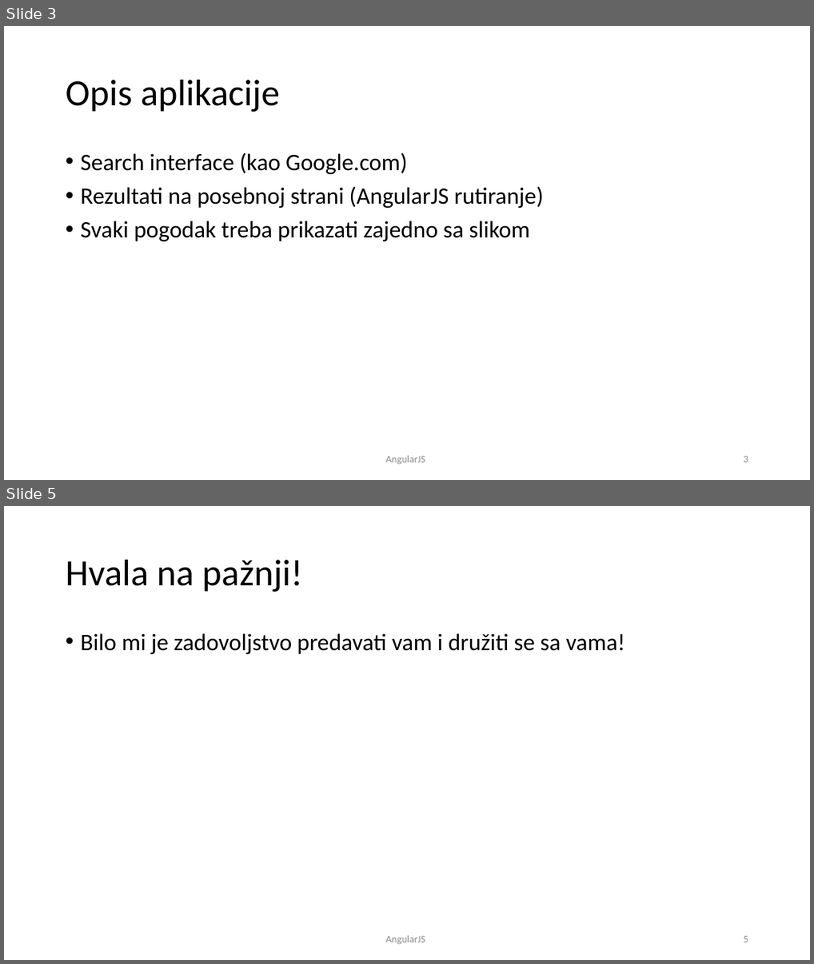
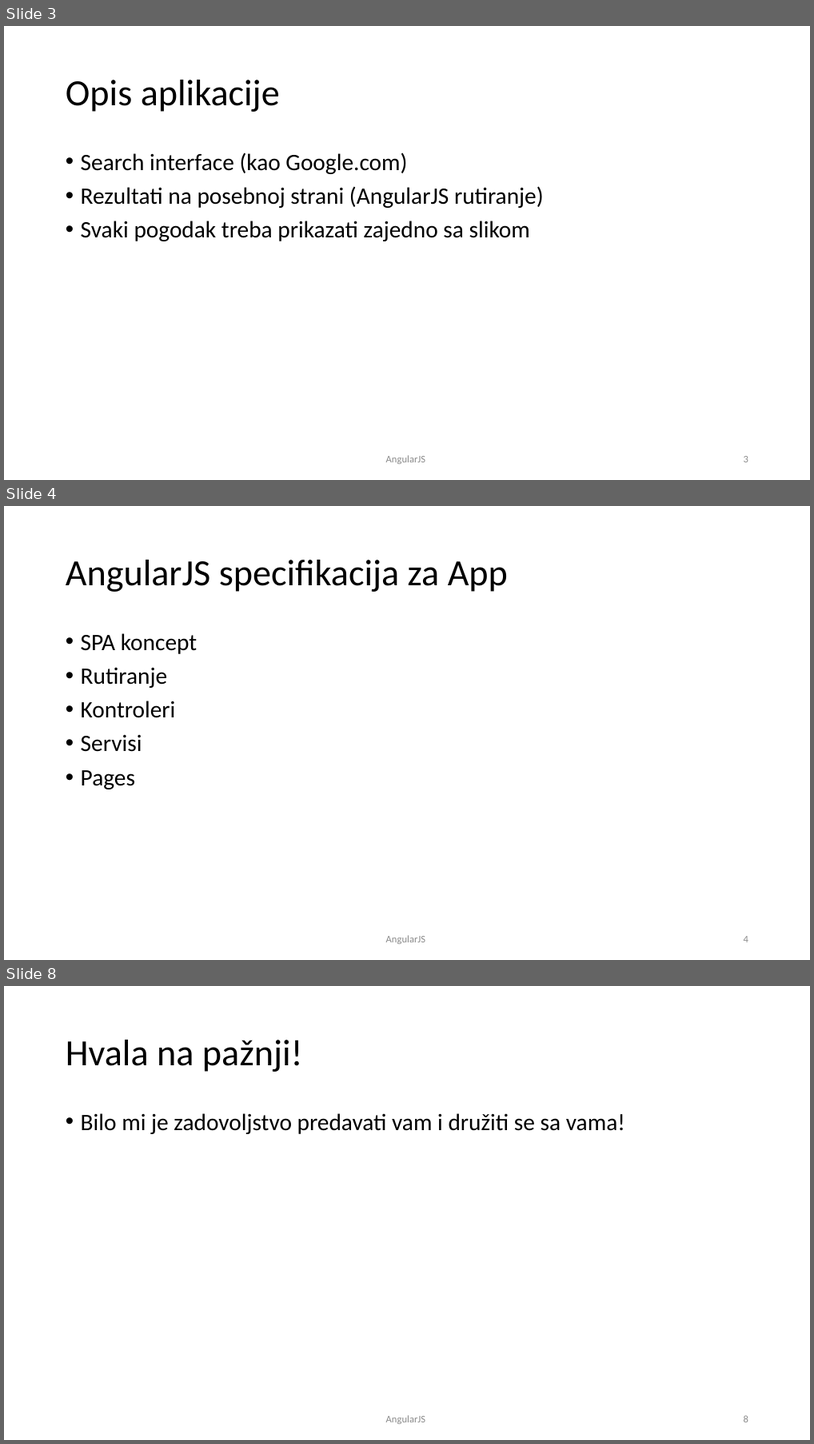
Before and after one commit to rostojic/AngularJS-Kurs, a slide deck: PPT/AngularJS-08-Petak-Jun-19.pptx. Shown one above the other, each under a label of ours: slides 3 and 5 before the commit, slides 3, 4 and 8 after it; the slides between them are not shown. The pictures are 814x964 and 814x1444 pixels, drawn with LibreOffice and Linux fonts; fonts in the diff are those of the drawing. Boxes give left, top, right and bottom in pixels: in the first picture for what was removed or moved away, otherwise in the second. Text is boxed around its words. In the diff, an @@ line names an element or a change of style, - is before the commit and + after.

```diff
--- a/PPT/AngularJS-08-Petak-Jun-19.pptx
+++ b/PPT/AngularJS-08-Petak-Jun-19.pptx
@@ slide 4 added at [4,506,810,960], background #FFFFFF @@
@@ title added at [66,560,508,592], 44 pt, text #000000 @@
+AngularJS specifikacija za App
@@ text added at [81,633,197,789], 28 pt, text #000000 @@
+• SPA koncept
+• Rutiranje
+• Kontroleri
+• Servisi
+• Pages
@@ text added at [386,935,426,944], 12 pt, text #8C8C8C @@
+AngularJS
@@ page number added at [744,936,749,942], 12 pt, text #8C8C8C @@
+4
@@ what was slide 5 is now slide 8 @@
```
Also in this commit, not shown: 1 slide changed, 2 other slides added, 2 other files.
